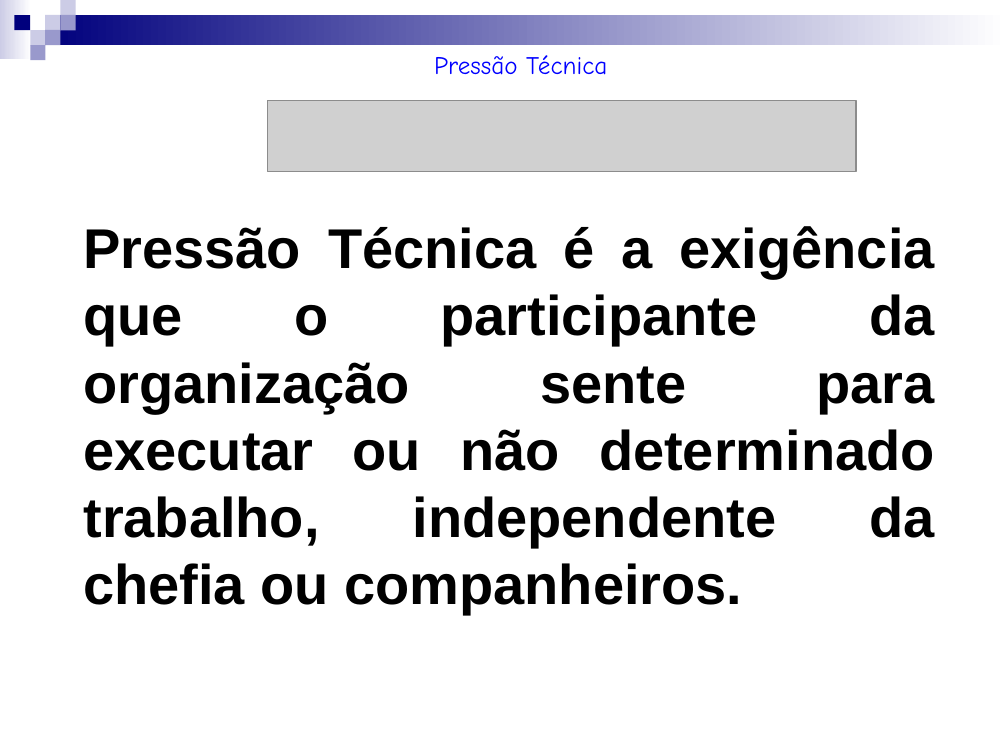
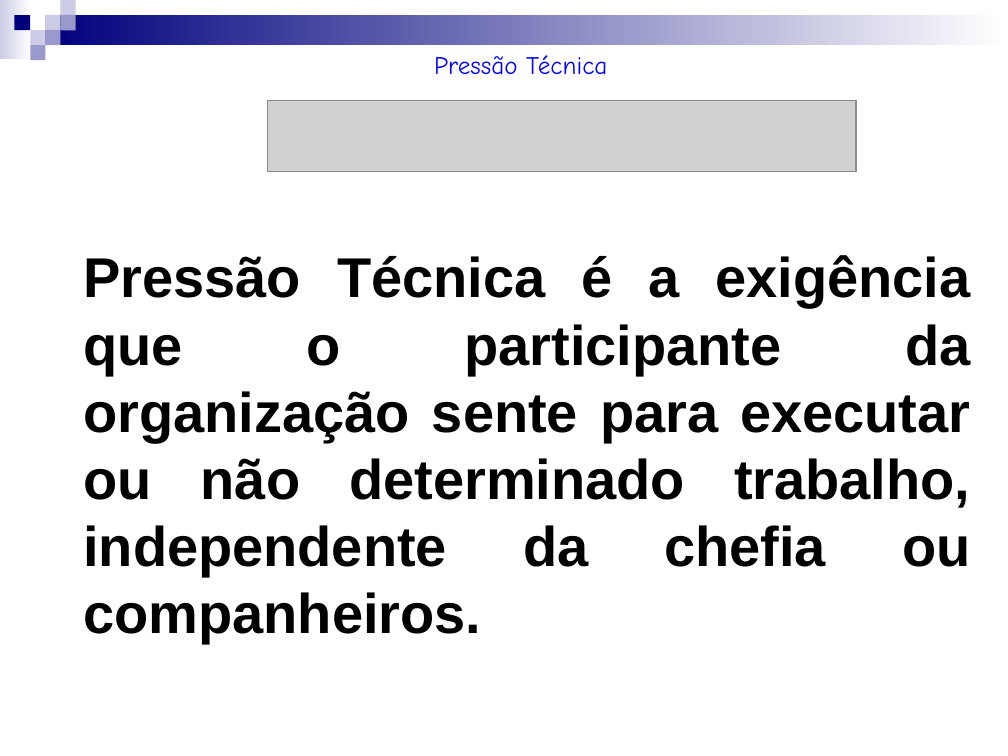
Before and after one commit to jharbes/SOCIOLOGIA-APLICADA, a slide deck: slide 11 of Aula 3.ppt. Drawn at 1008x756 pixels with LibreOffice and Linux fonts; fonts in the diff are those of the drawing; grey boxes stand for pictures. Boxes give left, top, right and bottom in pixels: in the first picture for what was removed or moved away, otherwise in the second. Text is boxed around its words. In the diff, an @@ line names an element or a change of style, - is before the commit and + after.

```diff
--- a/Aula 3.ppt
+++ b/Aula 3.ppt
@@ text "Pressão Técnica é a exigência ..." rewrapped from bbox=[83, 226, 935, 614] to bbox=[83, 255, 970, 643] @@
```
Also in this commit, not shown: 15 other slides changed.
